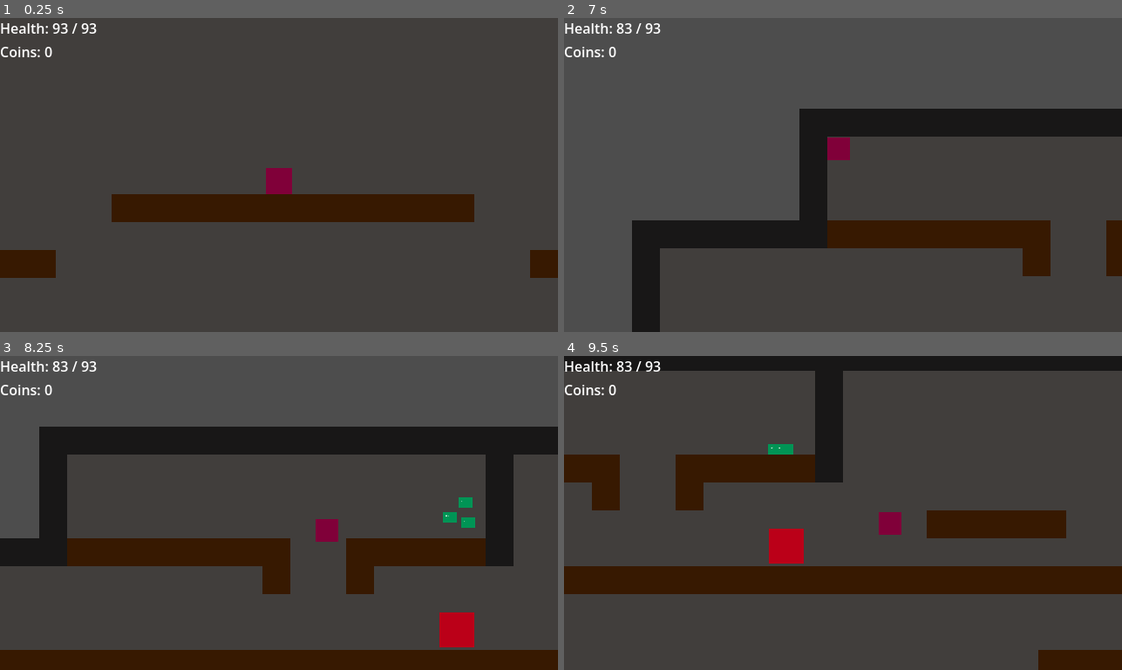
Above: before the commit, frames 1-4 (two rows, left to right).
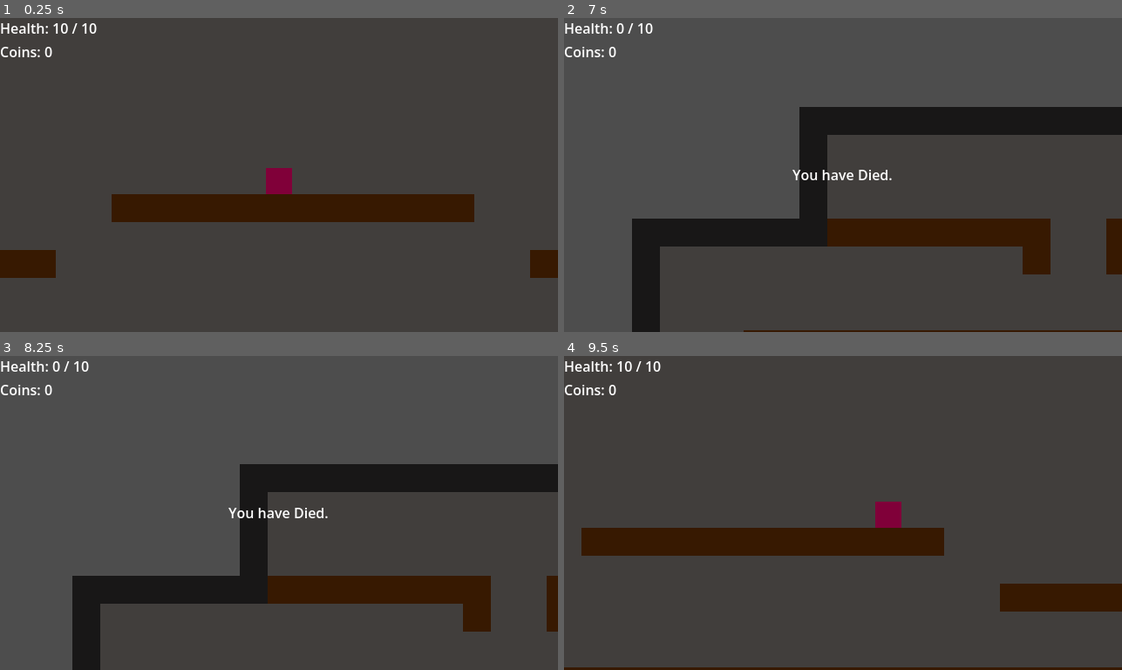
Above: after the commit, the same moments.

Repository: violetstone17/mr.-crowley
Game: Godot game, scene res://scenes/Areas/cantina.tscn
Two runs of this game, one before a commit and one after it. Both use one fixed random seed, a clock stepped at 60 frames per second and the inputs below.
Inputs (mouse positions are in pixels of both pictures, inside the frame that each line leads up to):
- Up to frame 1 (0.25 s): no input
- Up to frame 2 (7 s): move the mouse to (965, 159) at 0.52 s; hold E (interact) 0.53-1.28 s; hold D (moveRight) 0.53-2.03 s; tap Space (jump) at 0.77, 1.52, 3.02, 3.77, 4.52, 6.02, 6.77 s; move the mouse to (731, 190) at 1.27 s; click (731, 190) at 1.35 s; move the mouse to (898, 105) at 2.02 s; hold A (moveLeft) 2.03-2.78 s; hold E (interact) 2.03-2.78 s; move the mouse to (815, 237) at 2.77 s; hold D (moveRight) 2.78-4.28 s; click (815, 237) at 2.85 s; move the mouse to (1010, 222) at 3.52 s; hold E (interact) 3.53-4.28 s; move the mouse to (675, 127) at 4.27 s; hold A (moveLeft) 4.28-5.03 s; click (675, 127) at 4.35 s; move the mouse to (870, 175) at 5.02 s; hold D (moveRight) 5.03-5.78 s; hold E (interact) 5.03-5.78 s; move the mouse to (759, 96) at 5.77 s; hold A (moveLeft) from 5.78 s (still down); click (759, 96) at 5.85 s; move the mouse to (965, 159) at 6.52 s; hold E (interact) from 6.53 s (still down)
- Up to frame 3 (8.25 s): move the mouse to (167, 528) at 7.27 s; release A (moveLeft) at 7.28 s; release E (interact) at 7.28 s; hold D (moveRight) from 7.28 s (still down); click (167, 528) at 7.35 s; tap Space (jump) at 7.52 s; move the mouse to (334, 443) at 8.02 s; hold E (interact) from 8.03 s (still down)
- Up to frame 4 (9.5 s): keep holding D (moveRight); move the mouse to (815, 575) at 8.77 s; release E (interact) at 8.78 s; click (815, 575) at 8.85 s; tap Space (jump) at 9.02 s

The runs differ from the first frame. In frame 1, 0.1% of the frame differs, in the area x 9-18%, y 1-5%; in frame 2, 2.5%; in frame 3, 39%, in the area x 0-100%, y 1-100%; in frame 4, 30%.

Commit message:
0.0.4 death loop works, coins are added

Diff:
--- a/mr.-crawly/scenes/player.tscn
+++ b/mr.-crawly/scenes/player.tscn
@@ -15,6 +15,7 @@
 [node name="player" type="CharacterBody2D" unique_id=902986622]
 collision_layer = 32
 script = ExtResource("1_3vyb7")
+health = 10
 
 [node name="CollisionShape2D" type="CollisionShape2D" parent="." unique_id=250806966]
 position = Vector2(20, 20)
--- a/mr.-crawly/scripts/enemyScripts/enemyBase.gd
+++ b/mr.-crawly/scripts/enemyScripts/enemyBase.gd
@@ -109,12 +109,16 @@
 	attackShape.set_deferred("disabled", false)
 	await get_tree().physics_frame
 	await get_tree().physics_frame
+	if not is_inside_tree():
+		return
 	#for a in hitbox.get_overlapping_areas():
 		#print("overlapping: ", a.get_parent().name, "/", a.name)
 	#print("shape disabled: ", attackShape.disabled,
 	#" | monitorable: ", hitbox.monitorable,
 	#" | overlapping: ", hitbox.get_overlapping_areas())
 	await get_tree().create_timer(0.15).timeout
+	if not is_inside_tree():
+		return
 	attackShape.set_deferred("disabled", true)
 
 # finds direct vector to player and moves accordingy
--- a/mr.-crawly/scripts/gameState.gd
+++ b/mr.-crawly/scripts/gameState.gd
@@ -39,7 +39,7 @@
 	return HEALTH_UPGRADE_BASE_COST + HEALTH_COST_CURVE * upgradeHealth * upgradeHealth
 
 func getHealthBonus(level: int) -> int:
-	return roundi(HEALTH_BONUS_SCALE * log(0.8 + level))
+	return roundi(HEALTH_BONUS_SCALE * log(1 + level))
 
 func tryBuyHealthUpgrade() -> bool:
 	var cost := getHealthUpgradeCost()
--- a/mr.-crawly/scripts/playerScripts/player.gd
+++ b/mr.-crawly/scripts/playerScripts/player.gd
@@ -99,12 +99,18 @@
 	# 2. Turn hitbox on. any enemy hurtbox overlapping it this instant will fire its own area_entered signal (and the enemy handles the rest)
 	# purpose of this method: this script never touches enemy health
 	attackShape.set_deferred("disabled", false)
+	await get_tree().physics_frame
+	await get_tree().physics_frame
+	if not is_inside_tree():
+		return
 	# 3. Schedule the hitbox to turn off
 	#    A Timer node would also work; a pending call is one less node to wire.
 	#    0.15s is a short "active frames" window, like a real swing arc.
 	#    If you want faster feedback on hit timing, tune this number in the Inspector
 	#    by exporting it like the others.
 	await get_tree().create_timer(0.15).timeout
+	if not is_inside_tree():
+		return
 	attackShape.set_deferred("disabled", true)
 
 func _onHurtboxAreaEntered(area: Area2D) -> void:
@@ -115,7 +121,7 @@
 		takeDamage(area.damage)
 
 func onUpgradesChanged() -> void:
-	health += baseHealth + GameState.getHealthBonus(GameState.upgradeHealth)
+	health = baseHealth + GameState.getHealthBonus(GameState.upgradeHealth)
 	GameState.maxHealth = health
 	GameState.currentHealth = health
 
@@ -132,6 +138,10 @@
 signal playerDied
 
 func die() -> void:
+	speed = 0
+	set_physics_process(false)
+	hide()
+	$CollisionShape2D.set_deferred("disabled", false)
+	hurtbox.set_deferred("monitoring", false)
 	print(name, " has died!")
 	playerDied.emit()
-	queue_free()
